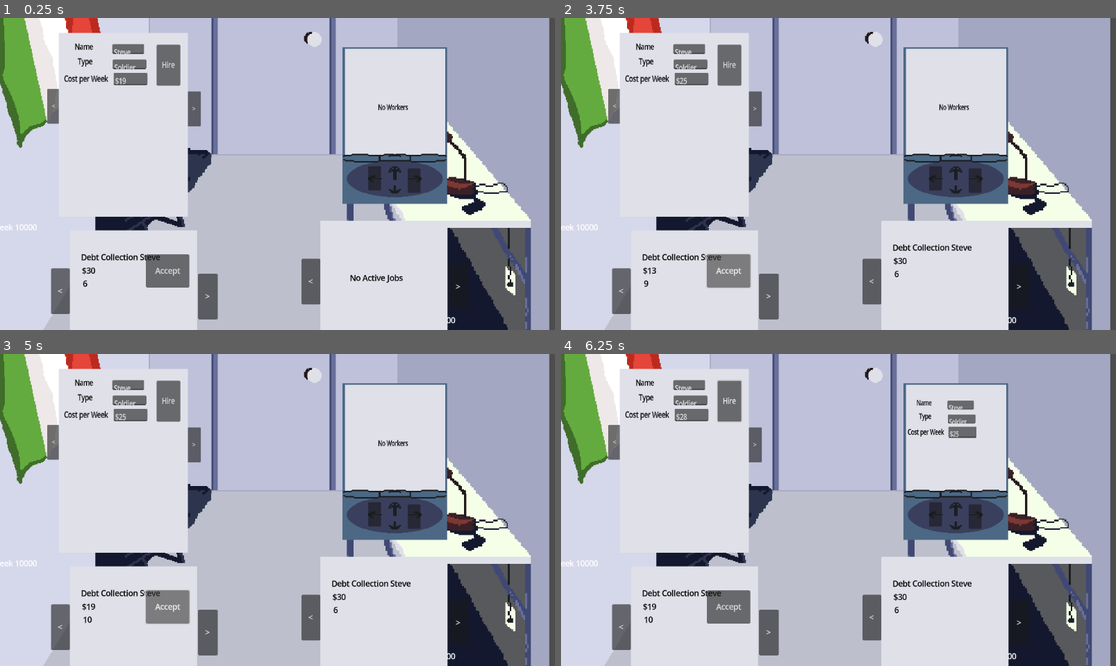
Above: before the commit, frames 1-4 (two rows, left to right).
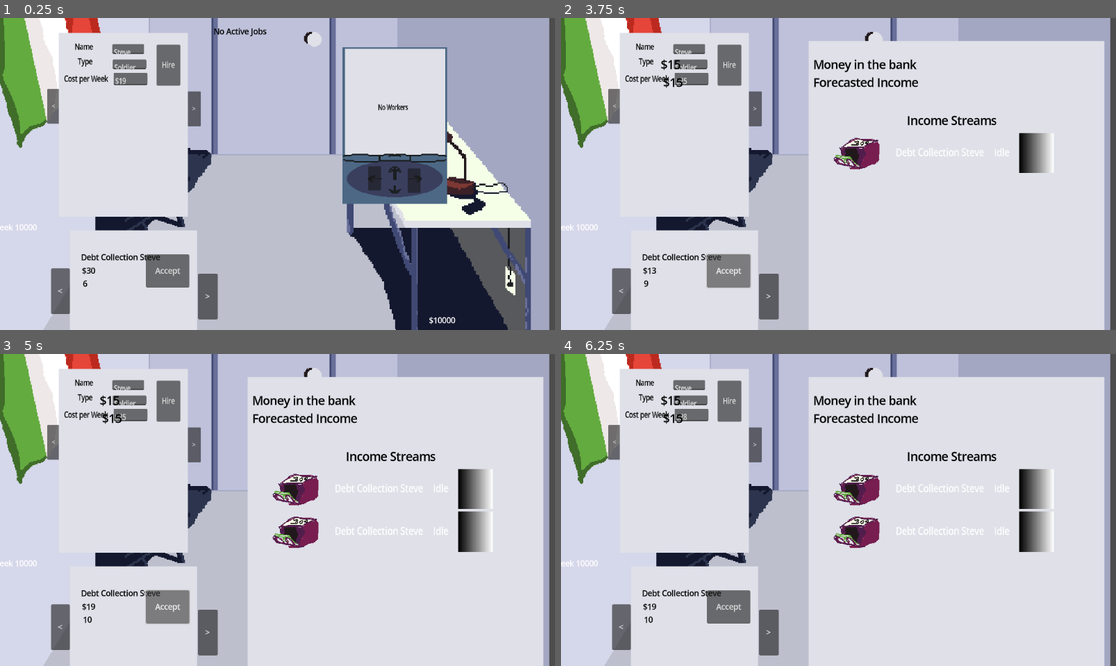
Above: after the commit, the same moments.

Repository: deruitda/ludum-dare-58
Game: Godot game, scene res://main.tscn
The game is run twice, just before and just after one commit, with the same random seed, the same clock (stepped at 60 frames per second) and the same inputs.
Inputs (mouse positions are in pixels of both pictures, inside the frame that each line leads up to):
- Up to frame 1 (0.25 s): no input
- Up to frame 2 (3.75 s): click "<" at 0.5 s; click ">" at 1.25 s; click (932, 177) at 2 s; click (977, 180) at 2.75 s; click "Accept" at 3.5 s
- Up to frame 3 (5 s): click "Accept" at 4.25 s
- Up to frame 4 (6.25 s): click "Hire" at 5 s; click (1038, 488) at 5.77 s

The runs differ from the first frame. In frame 1, 8.4% of the frame differs, in the area x 38-83%, y 3-100%; in frame 2, 35%; in frame 3, 35%; in frame 4, 36%, in the area x 18-98%, y 7-100%.
Error in both runs: Out of bounds get index '-1' (on base: 'Array[Worker]') (res://desk/phone.gd:44)

Commit message:
adding items

Diff:
--- a/desk/active_income_stream_binder.gd
+++ b/desk/active_income_stream_binder.gd
@@ -1,10 +1,8 @@
 extends Node2D
 class_name ActiveIncomeStreamBinder
-@export var paginator: Paginator
 @export var no_jobs_available_control: Control
-@export var jobs_available_control: Control
 @onready var active_income_streams_manager: ActiveIncomeStreamsManager
-@export var income_stream_view: IncomeStreamView
+@export var income_stream_overview: IncomeStreamOverview
 
 func set_active_income_stream_manager(stream_manager: ActiveIncomeStreamsManager) -> void:
 	active_income_streams_manager = stream_manager
@@ -18,24 +16,12 @@
 
 func set_items() -> void:
 	var income_streams = active_income_streams_manager.get_income_streams()
-	paginator.set_items(income_streams)
-	if not paginator.has_items():
+	if len(income_streams) > 0:
+		income_stream_overview.visible = true
+		no_jobs_available_control.visible = false
+	else:
+		income_stream_overview.visible = false
 		no_jobs_available_control.visible = true
-		jobs_available_control.visible = false
-	else:
-		no_jobs_available_control.visible = false
-		jobs_available_control.visible = true
 
 func set_income_stream_view() -> void:
-	var has_items = paginator.has_items()
-	if paginator.has_items():
-		income_stream_view.set_income_stream(paginator.get_current_item() as IncomeStream)
-
-
-func _on_left_pressed() -> void:
-	paginator.paginate_left()
-	set_income_stream_view()
-
-func _on_right_pressed() -> void:
-	paginator.paginate_left()
-	set_income_stream_view()
+	income_stream_overview.set_income_streams(active_income_streams_manager.get_income_streams())
--- a/desk/active_income_stream_binder.tscn
+++ b/desk/active_income_stream_binder.tscn
@@ -1,37 +1,19 @@
-[gd_scene load_steps=6 format=3 uid="uid://doxyjb1hpinnl"]
+[gd_scene load_steps=5 format=3 uid="uid://doxyjb1hpinnl"]
 
 [ext_resource type="Script" uid="uid://dnitr14mmxi23" path="res://desk/active_income_stream_binder.gd" id="1_2j2su"]
-[ext_resource type="PackedScene" uid="uid://dbwt8k6axdtsr" path="res://ui/paper.tscn" id="2_y8lr7"]
 [ext_resource type="PackedScene" uid="uid://bq8o5jne4yws1" path="res://utilities/paginator.tscn" id="3_honsa"]
+[ext_resource type="PackedScene" uid="uid://dx4fh10vgnuhk" path="res://scenes/binder/income-stream-overview.tscn" id="4_8n841"]
 [ext_resource type="LabelSettings" uid="uid://djkpwc0lasqli" path="res://desk/Resumes/resume_label.tres" id="4_ggwav"]
-[ext_resource type="PackedScene" uid="uid://euex01opw2ii" path="res://ui/income_stream_view.tscn" id="5_sf5e3"]
 
-[node name="ActiveIncomeStreamBinder" type="Node2D" node_paths=PackedStringArray("paginator", "no_jobs_available_control", "jobs_available_control", "income_stream_view")]
+[node name="ActiveIncomeStreamBinder" type="Node2D" node_paths=PackedStringArray("no_jobs_available_control", "income_stream_overview")]
 script = ExtResource("1_2j2su")
-paginator = NodePath("Paginator")
 no_jobs_available_control = NodePath("NoPotentialJobsControl")
-jobs_available_control = NodePath("JobsAvailableControl")
-income_stream_view = NodePath("JobsAvailableControl/IncomeStreamView")
-
-[node name="Paper" parent="." instance=ExtResource("2_y8lr7")]
-
-[node name="Left" type="Button" parent="."]
-offset_left = -171.0
-offset_top = -60.0
-offset_right = -132.0
-offset_bottom = 35.0
-text = "<"
-
-[node name="Right" type="Button" parent="."]
-offset_left = 134.0
-offset_top = -49.0
-offset_right = 175.0
-offset_bottom = 46.0
-text = ">"
+income_stream_overview = NodePath("IncomeStreamOverview")
 
 [node name="Paginator" parent="." instance=ExtResource("3_honsa")]
 
 [node name="NoPotentialJobsControl" type="Control" parent="."]
+visible = false
 layout_mode = 3
 anchors_preset = 0
 offset_left = -81.0
@@ -48,17 +30,4 @@
 text = "No Active Jobs"
 label_settings = ExtResource("4_ggwav")
 
-[node name="JobsAvailableControl" type="Control" parent="."]
-visible = false
-layout_mode = 3
-anchors_preset = 0
-offset_left = -98.0
-offset_top = -88.0
-offset_right = 83.0
-offset_bottom = -4.0
-
-[node name="IncomeStreamView" parent="JobsAvailableControl" instance=ExtResource("5_sf5e3")]
-position = Vector2(-43, -15)
-
-[connection signal="button_up" from="Left" to="." method="_on_left_pressed"]
-[connection signal="button_up" from="Right" to="." method="_on_right_pressed"]
+[node name="IncomeStreamOverview" parent="." instance=ExtResource("4_8n841")]
--- a/desk/room.tscn
+++ b/desk/room.tscn
@@ -49,7 +49,7 @@
 script = ExtResource("6_bnidx")
 
 [node name="AcceptedIncomeStreamBinder" parent="." instance=ExtResource("8_tfbhj")]
-position = Vector2(813, 136)
+position = Vector2(530, -376)
 
 [node name="CeilingFan" parent="." instance=ExtResource("9_x1u2a")]
 position = Vector2(592, -524)
--- a/scenes/binder/income-stream-overview.tscn
+++ b/scenes/binder/income-stream-overview.tscn
@@ -1,5 +1,6 @@
-[gd_scene load_steps=6 format=3 uid="uid://dx4fh10vgnuhk"]
+[gd_scene load_steps=7 format=3 uid="uid://dx4fh10vgnuhk"]
 
+[ext_resource type="Script" uid="uid://bctfcrf60s5kt" path="res://scenes/binder/income_stream_overview.gd" id="1_l6iai"]
 [ext_resource type="Texture2D" uid="uid://d355ftby527bc" path="res://assets/proto/paper.png" id="1_w1wq0"]
 [ext_resource type="LabelSettings" uid="uid://djkpwc0lasqli" path="res://desk/Resumes/resume_label.tres" id="2_b1eng"]
 [ext_resource type="PackedScene" uid="uid://dsf0578qhhgyk" path="res://scenes/grids/income/income_overview_grid.tscn" id="3_b1eng"]
@@ -19,8 +20,12 @@
 "speed": 5.0
 }]
 
-[node name="IncomeStreamOverview" type="Node2D"]
+[node name="IncomeStreamOverview" type="Node2D" node_paths=PackedStringArray("income_overview_grid", "total_money_label", "forcasted_money_label")]
 scale = Vector2(4.6512938, 4.6512938)
+script = ExtResource("1_l6iai")
+income_overview_grid = NodePath("Control/Control/OverviewGrid")
+total_money_label = NodePath("Control/TotalAmount")
+forcasted_money_label = NodePath("Control/Forecasted Income Amount")
 
 [node name="AnimatedSprite2D" type="AnimatedSprite2D" parent="."]
 position = Vector2(66, 69.25)
@@ -33,7 +38,7 @@
 offset_right = 132.0
 offset_bottom = 139.0
 
-[node name="Forecasted Incom" type="Label" parent="Control"]
+[node name="Forecasted Income" type="Label" parent="Control"]
 layout_mode = 0
 offset_left = 2.0
 offset_top = 15.0
@@ -41,6 +46,22 @@
 offset_bottom = 38.0
 scale = Vector2(0.31999952, 0.32000005)
 text = "Forecasted Income"
+label_settings = ExtResource("2_b1eng")
+metadata/_edit_use_anchors_ = true
+
+[node name="Forecasted Income Amount" type="Label" parent="Control"]
+layout_mode = 1
+anchors_preset = -1
+anchor_left = -0.50742257
+anchor_top = 0.0019033693
+anchor_right = -0.50742257
+anchor_bottom = 0.0019033693
+offset_left = 2.0
+offset_top = 15.0
+offset_right = 149.0
+offset_bottom = 38.0
+scale = Vector2(0.31999952, 0.32000005)
+text = "$15"
 label_settings = ExtResource("2_b1eng")
 metadata/_edit_use_anchors_ = true
 
@@ -54,7 +75,24 @@
 text = "Money in the bank"
 label_settings = ExtResource("2_b1eng")
 
+[node name="TotalAmount" type="Label" parent="Control"]
+layout_mode = 1
+anchors_preset = -1
+anchor_left = -0.5123086
+anchor_top = -0.056871954
+anchor_right = -0.5123086
+anchor_bottom = -0.05687195
+offset_left = 1.9999847
+offset_top = 15.000002
+offset_right = 148.99998
+offset_bottom = 38.000004
+scale = Vector2(0.31999952, 0.32000005)
+text = "$15"
+label_settings = ExtResource("2_b1eng")
+metadata/_edit_use_anchors_ = true
+
 [node name="Income Streams" type="Label" parent="Control"]
+visible = false
 layout_mode = 1
 anchors_preset = -1
 anchor_left = 0.28800002
@@ -70,7 +108,7 @@
 label_settings = ExtResource("2_b1eng")
 horizontal_alignment = 1
 
-[node name="Income Streams2" type="Label" parent="Control"]
+[node name="IncomeStreamAmount" type="Label" parent="Control"]
 layout_mode = 1
 anchors_preset = -1
 anchor_left = 0.28800002
--- /dev/null
+++ b/scenes/binder/income_stream_overview.gd
@@ -0,0 +1,19 @@
+extends Node2D
+class_name IncomeStreamOverview
+
+@export var income_overview_grid: IncomeOverviewGrid
+@export var total_money_label: Label
+@export var forcasted_money_label: Label
+
+func set_money_label(label: String) -> void:
+	total_money_label.text = label
+
+func set_forcasted_amount_label(label: String) -> void:
+	forcasted_money_label.text = label
+
+func set_income_streams(income_streams: Array[IncomeStream]) -> void:
+	refresh()
+	for income_stream in income_streams:
+		income_overview_grid.add_row(income_stream)
+func refresh() -> void:
+	income_overview_grid.reset()
--- a/scenes/grids/income/income_overview_grid.gd
+++ b/scenes/grids/income/income_overview_grid.gd
@@ -1,18 +1,16 @@
 extends ScrollContainer
+class_name IncomeOverviewGrid
+
 @onready var income_streams_v_box: VBoxContainer = $IncomeStreamsVBox
 const INCOME_DATA_ROW = preload("uid://duwlhtwcqgncq")
 
-func _ready() -> void:
-	var incomeStream = IncomeStream.new()
-	incomeStream.income_stream_name = "hello there"
-	add_row(incomeStream)
-
-	var incomeStream2 = IncomeStream.new()
-	incomeStream2.income_stream_name = "test again"
-	add_row(incomeStream2)
 
 func add_row(incomeStream: IncomeStream) -> void:
 	var data_row = INCOME_DATA_ROW.instantiate()
 	data_row.set_income_stream(incomeStream)
 
 	income_streams_v_box.add_child(data_row)
+
+func reset() -> void:
+	for children in income_streams_v_box.get_children():
+		children.queue_free()
Not shown, added: scenes/binder/income_stream_overview.gd.uid
